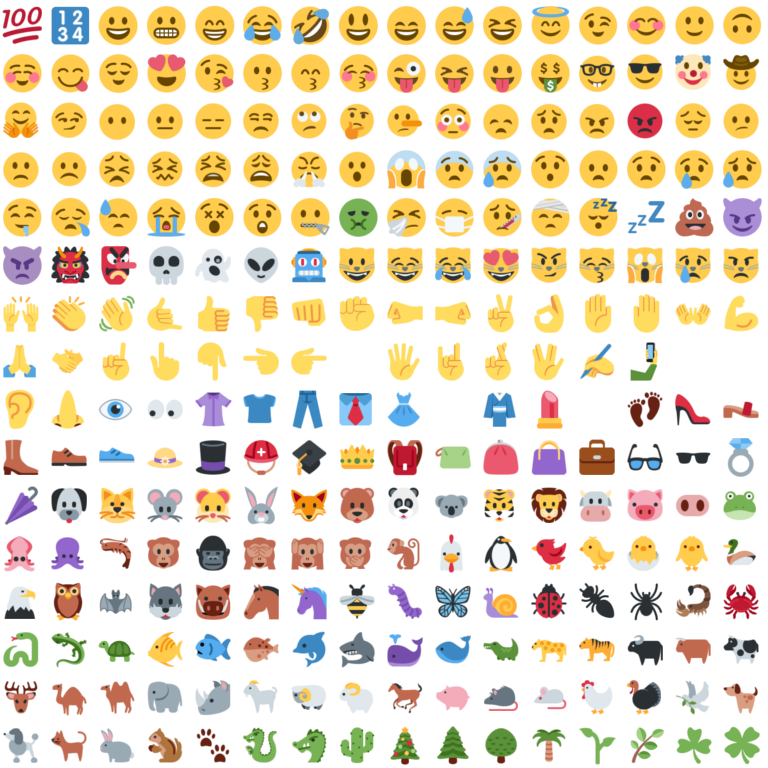
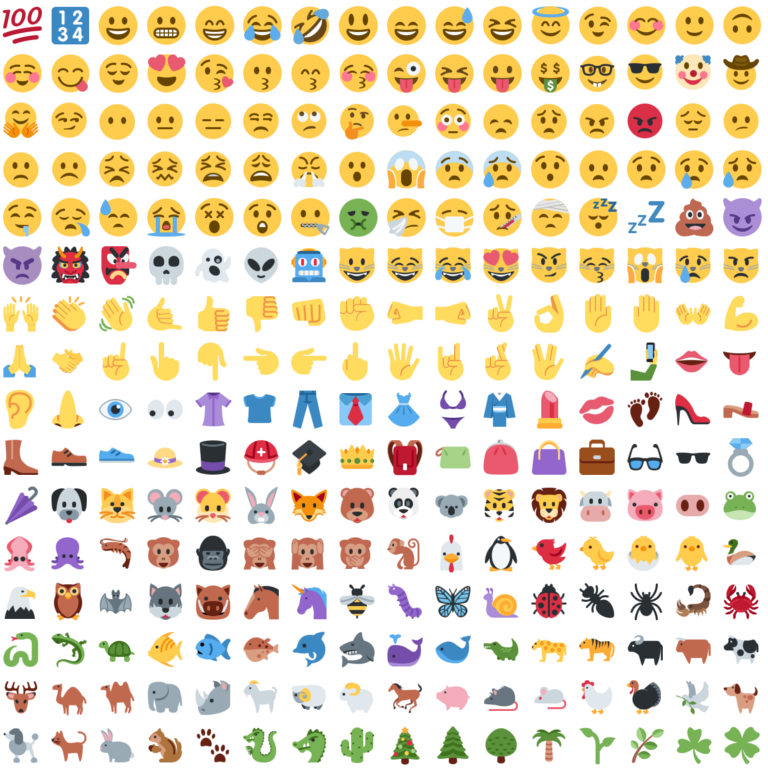
Layered file, before and after one edit (768px x 768px). Changes by layer:
renamed ":kiss: [Currently Hidden]" to ":kiss:", showed it over [579, 395, 615, 425]
renamed ":bikini: [Currently Hidden]" to ":bikini:", showed it over [439, 389, 467, 429]
renamed ":tongue: [Currently Hidden]" to ":tongue:", showed it over [723, 351, 756, 376]
renamed ":lips: [Currently Hidden]" to ":lips:", showed it over [675, 350, 708, 373]
renamed ":fu: [Currently Hidden]" to ":fu:", showed it over [341, 342, 368, 381]
